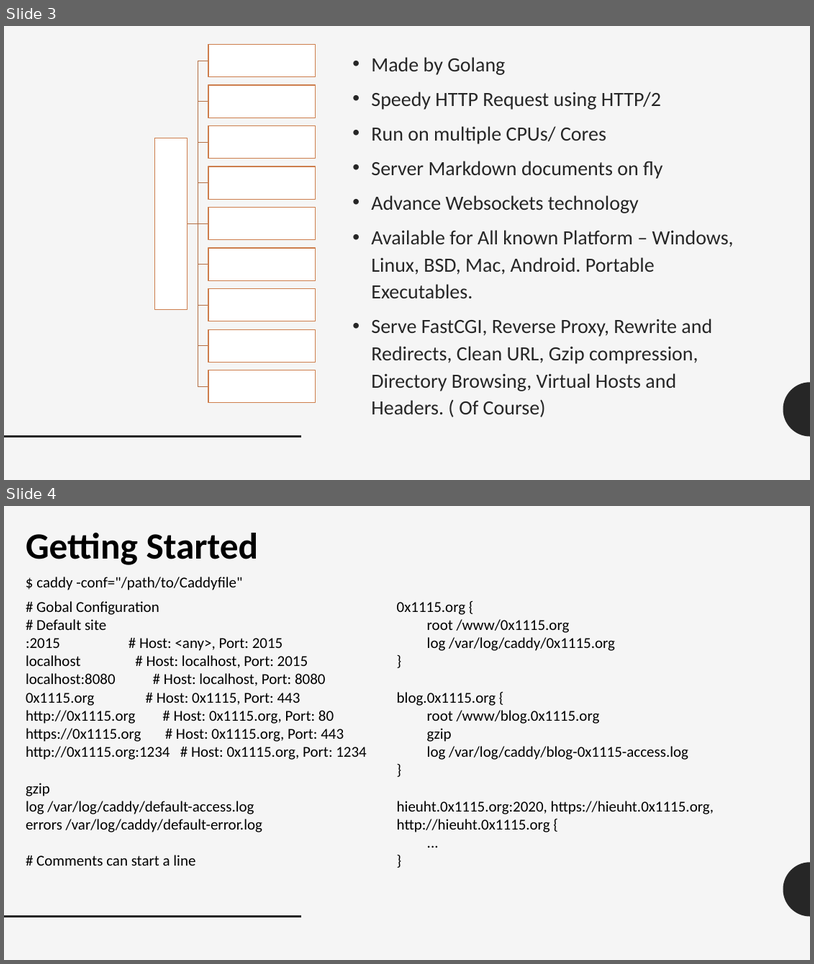
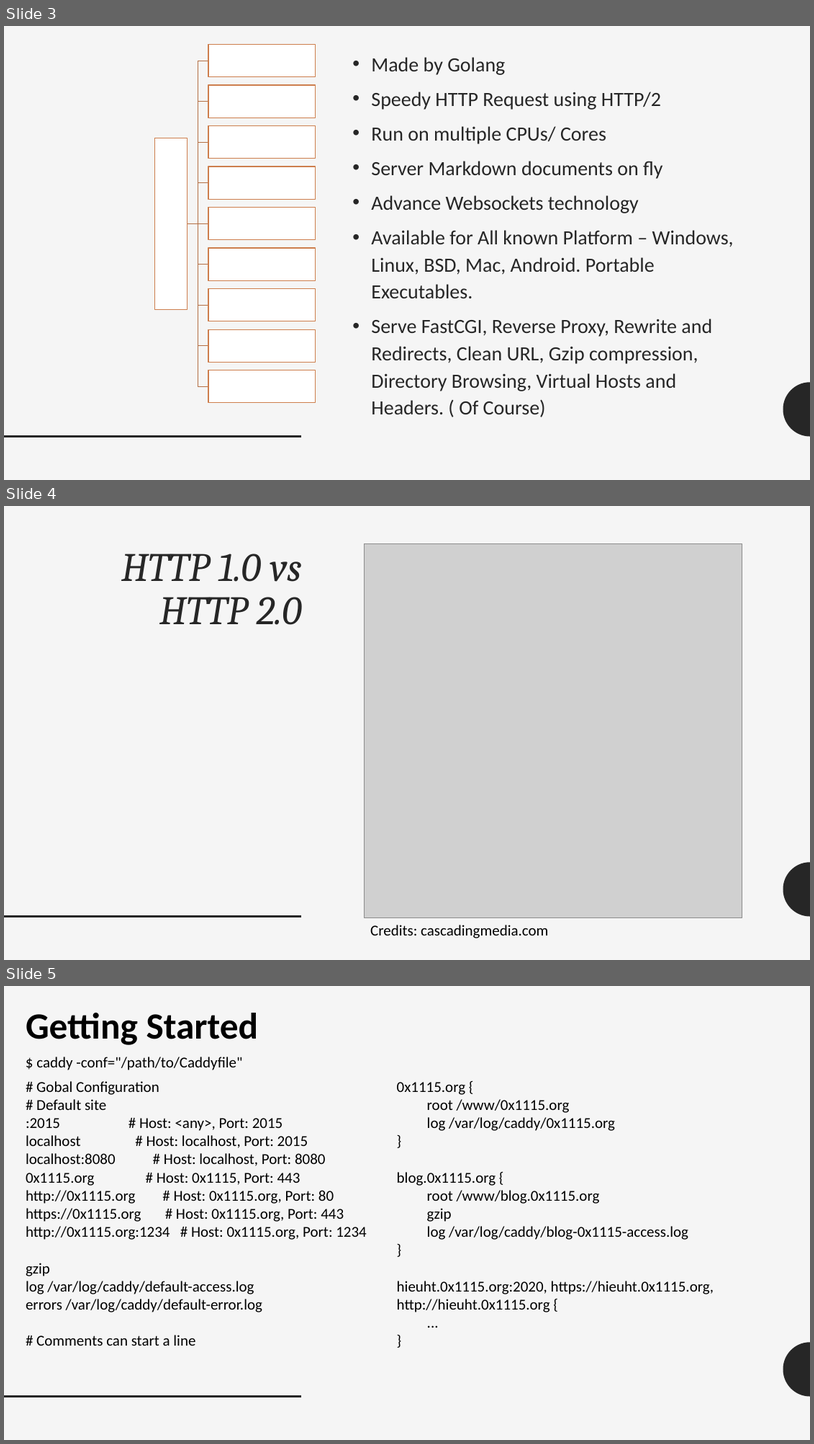
Before and after one commit to hieuha/Caddy-Configuration, a slide deck: 0x1115/Seminar/Jun-11-Caddy-Nginx.pptx. Shown one above the other, each under a label of ours: slides 3 and 4 before the commit, slides 3, 4 and 5 after it. The pictures are 814x964 and 814x1444 pixels, drawn with LibreOffice and Linux fonts; fonts in the diff are those of the drawing; grey boxes stand for pictures. Boxes give left, top, right and bottom in pixels: in the first picture for what was removed or moved away, otherwise in the second. Text is boxed around its words. In the diff, an @@ line names an element or a change of style, - is before the commit and + after.

```diff
--- a/0x1115/Seminar/Jun-11-Caddy-Nginx.pptx
+++ b/0x1115/Seminar/Jun-11-Caddy-Nginx.pptx
@@ slide 4 added at (4,506,810,960), background #F5F5F5; not listed: 2 template elements that a slide beside it also shows @@
@@ picture added at (365,543,742,918) @@
@@ title added at (121,554,302,625), 48 pt, text #262626, italic @@
+HTTP 1.0 vs HTTP 2.0
@@ text added at (370,924,548,938), 18 pt, text #000000 @@
+Credits: cascadingmedia.com
@@ what was slide 4 is now slide 5 @@
```
Also in this commit, not shown: 2 other slides added, 1 slide removed.
